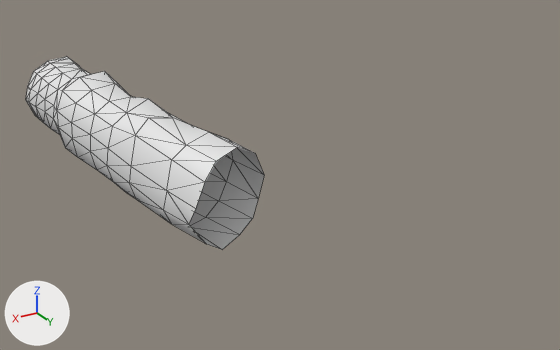
What one commit did to the COLLADA model Zoey/l_forearm.dae.
Rendered twice from a 50 mm camera at (19.58, 64.34, 11.33) aimed at (7.21, 43.74, 1.03). Arrows for +X, +Y and +Z are at lower left; the lights stay in place. Mesh edges are drawn as thin lines. Materials are left out; every surface is plain grey. Where no turn or scale is listed for an object, it has been applied to the vertices.

Names of what the first picture shows: 'zoey_color_bmp_005'.
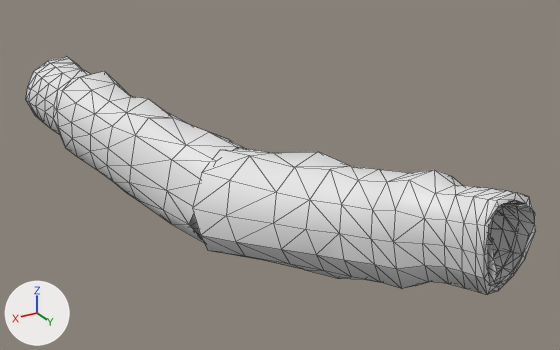
The newer file is also rescaled (x0.0002), turned or shifted as a whole; pictures and numbers use the older file's frame.

The change in detail:
Mesh me_zoey_color_bmp_007 is new.
It has 234 vertices, 440 faces and spans x -4.31..1.67, y -0.45..9.83, z -1.77..3.23.
Object 'zoey_color_bmp_005_001' (ob_zoey_color_bmp_005_001) is new; it shows me_zoey_color_bmp_007.
Its location is (8.7, 42.94, 0.12).

What differs and where, as boxes [x1, y1, x2, y2] in the pictures (560 x 350 px):
'zoey_color_bmp_005_001', added: after [192, 148, 536, 294]
